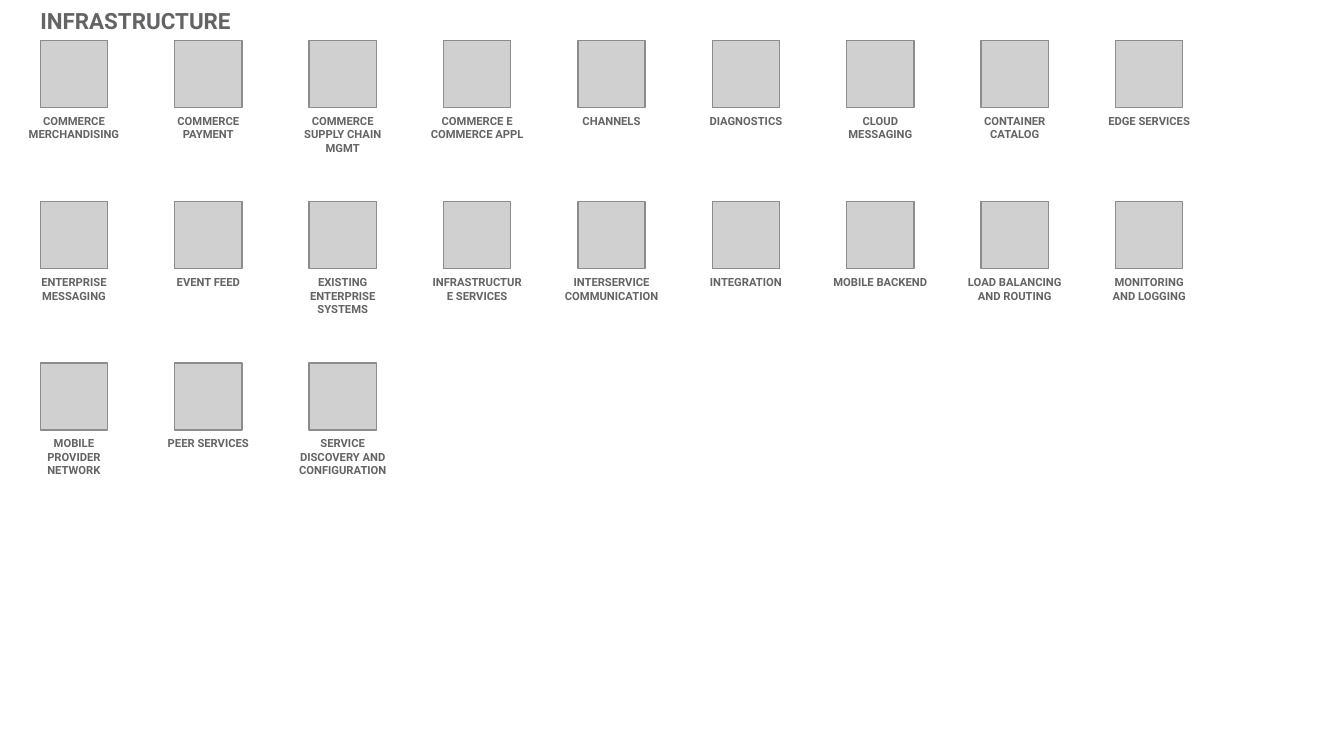
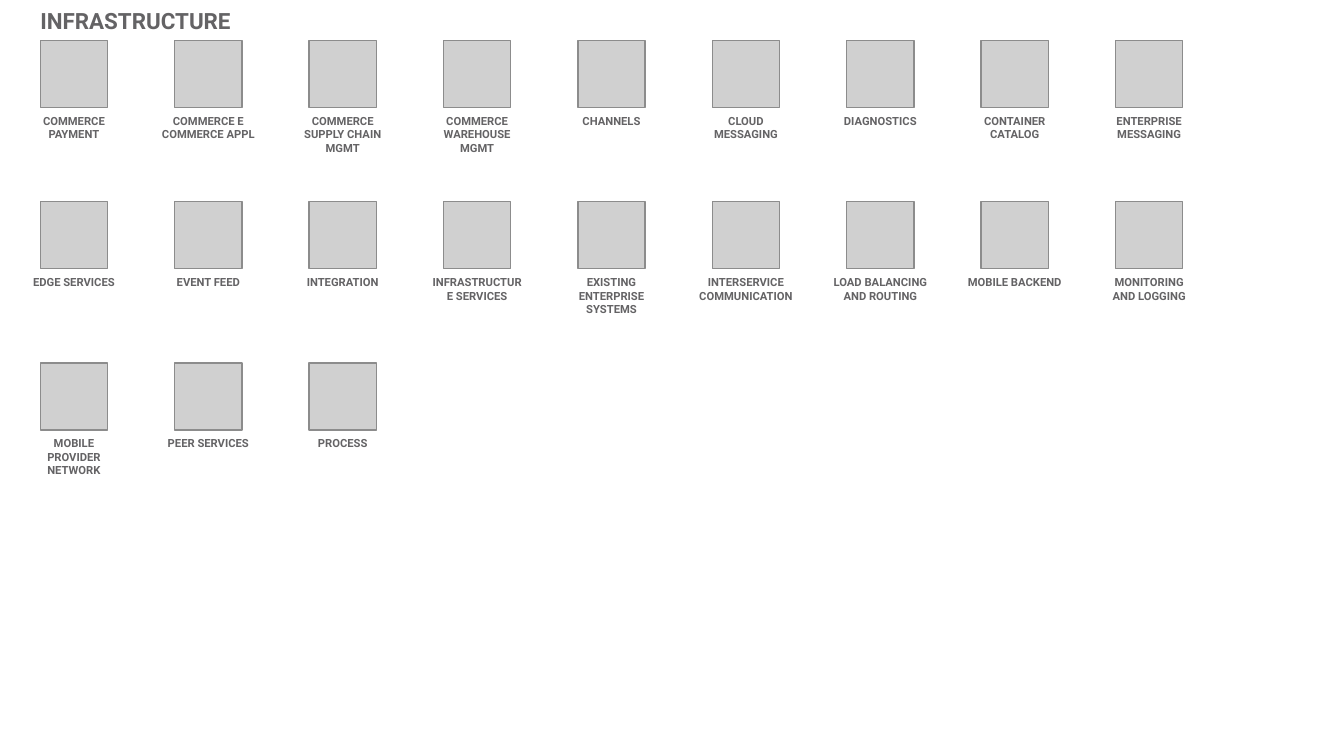
Before and after one commit to l2fprod/myarchitecture, a slide deck: slide 18 of mycatalog-architecture-diagram-template.pptx. Drawn at 1344x756 pixels with LibreOffice and Linux fonts; fonts in the diff are those of the drawing; grey boxes stand for pictures. Boxes give left, top, right and bottom in pixels: in the first picture for what was removed or moved away, otherwise in the second. Text is boxed around its words. In the diff, an @@ line names an element or a change of style, - is before the commit and + after.

Commit message:
new deck

```diff
--- a/mycatalog-architecture-diagram-template.pptx
+++ b/mycatalog-architecture-diagram-template.pptx
@@ text at <box>43,117,105,138</box>: text changed @@
-COMMERCE MERCHANDISING
+COMMERCE PAYMENT
@@ text at <box>162,117,255,138</box>: text changed @@
-COMMERCE PAYMENT
+COMMERCE E COMMERCE APPL
@@ text at <box>444,117,511,152</box>: text changed @@
-COMMERCE E COMMERCE APPL
+COMMERCE WAREHOUSE MGMT
@@ text "CLOUD MESSAGING": place and size @@
-text "CLOUD MESSAGING" at <box>848,117,912,138</box>
+text "CLOUD MESSAGING" at <box>714,117,778,138</box>
@@ text at <box>1116,117,1181,138</box>: text changed @@
-EDGE SERVICES
+ENTERPRISE MESSAGING
@@ text at <box>33,278,114,286</box>: text changed @@
-ENTERPRISE MESSAGING
+EDGE SERVICES
@@ text at <box>307,278,379,286</box>: text changed @@
-EXISTING ENTERPRISE SYSTEMS
+INTEGRATION
@@ text added at <box>579,278,644,313</box>, 6 pt, text #646365, bold @@
+EXISTING ENTERPRISE SYSTEMS
@@ text removed at <box>710,278,782,286</box> @@
-INTEGRATION
@@ text "LOAD BALANCING AND ROUTING": place and size @@
-text "LOAD BALANCING AND ROUTING" at <box>968,278,1062,300</box>
+text "LOAD BALANCING AND ROUTING" at <box>834,278,928,300</box>
@@ 3 texts: place and size @@
-3 texts at <box>565,117,928,300</box>
+3 texts at <box>699,117,1062,300</box>
@@ text at <box>318,439,368,447</box>: text changed @@
-SERVICE DISCOVERY AND CONFIGURATION
+PROCESS
```
Also in this commit, not shown: 18 other slides changed, 1 slide added, 1 slide removed.
